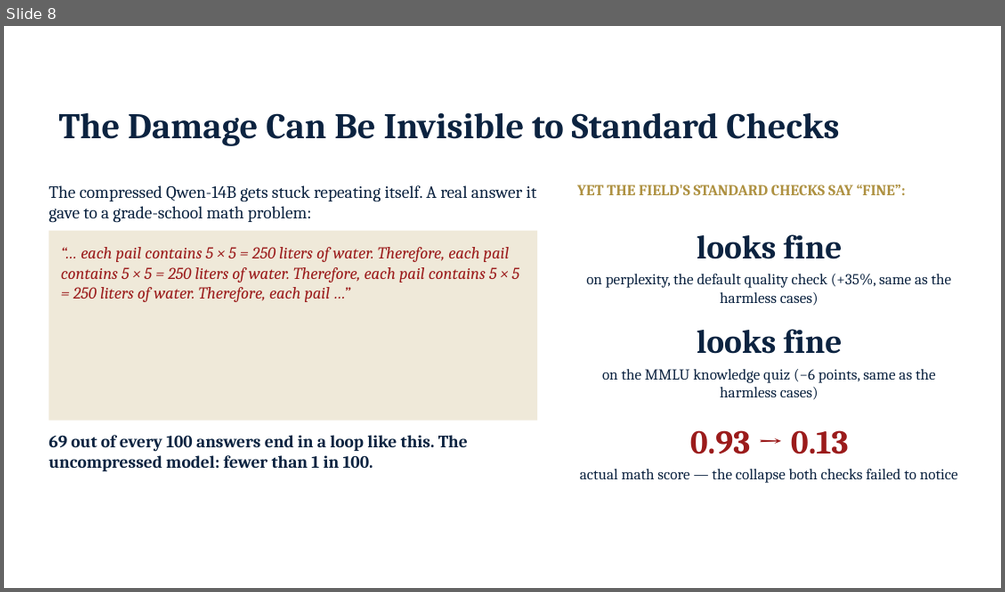
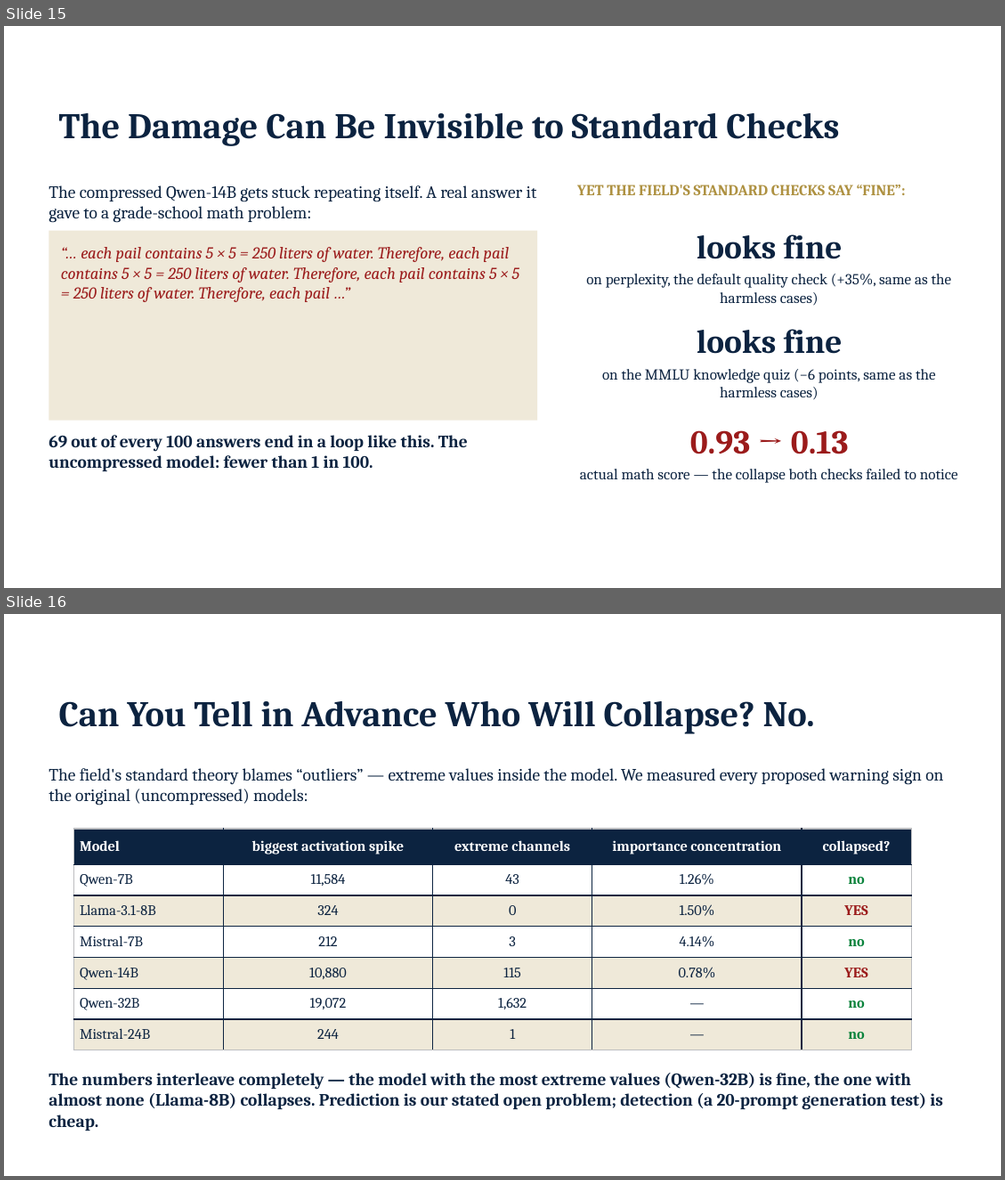
Before and after one commit to JiahaoZheng24/Instruction-Following-Attention-Head-Sensitive, a slide deck: paper/IFH_advisor_update_2026-09-03.pptx. Shown one above the other, each under a label of ours: slide 8 before the commit, slides 15 and 16 after it. The pictures are 1005x592 and 1005x1180 pixels, drawn with LibreOffice and Linux fonts; fonts in the diff are those of the drawing; background and template pictures are left out. Boxes give left, top, right and bottom in pixels: in the first picture for what was removed or moved away, otherwise in the second. Text is boxed around its words. In the diff, an @@ line names an element or a change of style, - is before the commit and + after.

```diff
--- a/paper/IFH_advisor_update_2026-09-03.pptx
+++ b/paper/IFH_advisor_update_2026-09-03.pptx
@@ slide 16 added at box(4, 614, 1001, 1176), background picture (left out) @@
@@ subtitle added at box(46, 629, 456, 672), 11 pt, text #FFFFFF, bold @@
+FINDING 6
@@ title added at box(59, 701, 815, 734), 26 pt, text #0C2340, bold @@
+Can You Tell in Advance Who Will Collapse? No.
@@ text added at box(48, 768, 943, 805), 12.5 pt, text #0C2340 @@
+The field's standard theory blames “outliers” — extreme values inside the model. We measured every proposed warning sign on the original (uncompressed) models:
@@ table added at box(73, 828, 911, 1049), 7 rows, 5 columns @@
+Model | biggest activation spike | extreme channels | importance concentration | collapsed?
+Qwen-7B | 11,584 | 43 | 1.26% | no
+Llama-3.1-8B | 324 | 0 | 1.50% | YES
+Mistral-7B | 212 | 3 | 4.14% | no
+Qwen-14B | 10,880 | 115 | 0.78% | YES
+Qwen-32B | 19,072 | 1,632 | — | no
+Mistral-24B | 244 | 1 | — | no
@@ text added at box(48, 1072, 943, 1130), 12.5 pt, text #0C2340, bold @@
+The numbers interleave completely — the model with the most extreme values (Qwen-32B) is fine, the one with almost none (Llama-8B) collapses. Prediction is our stated open problem; detection (a 20-prompt generation test) is cheap.
@@ what was slide 8 is now slide 15 @@
```
Also in this commit, not shown: 1 slide changed, 8 other slides added.
